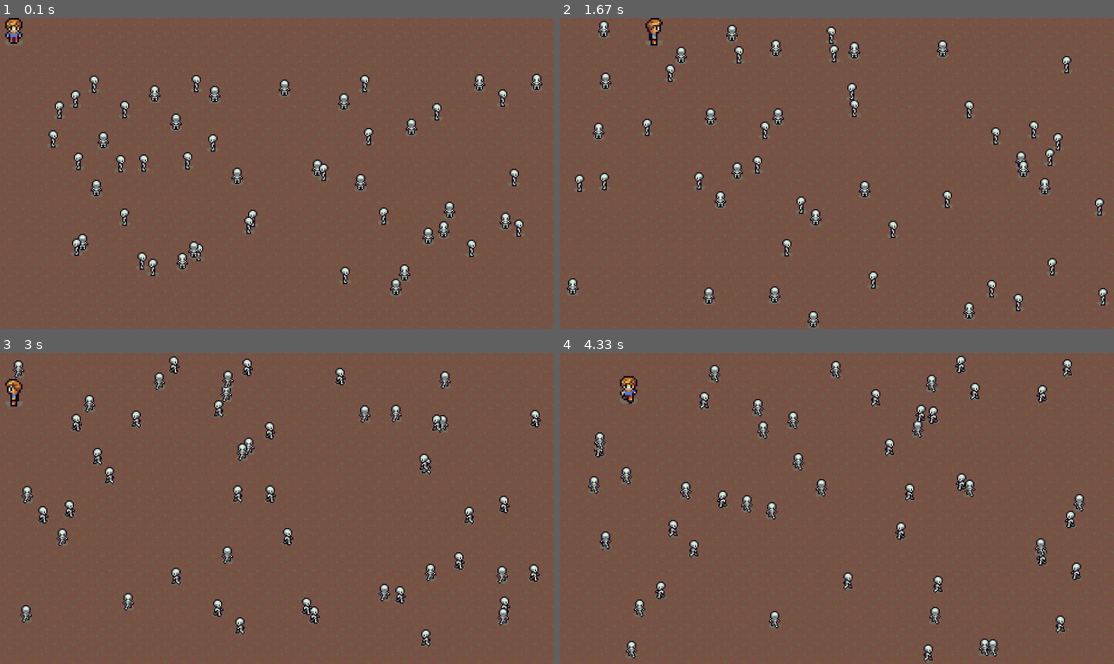
Above: before the commit, frames 1-4 (two rows, left to right).
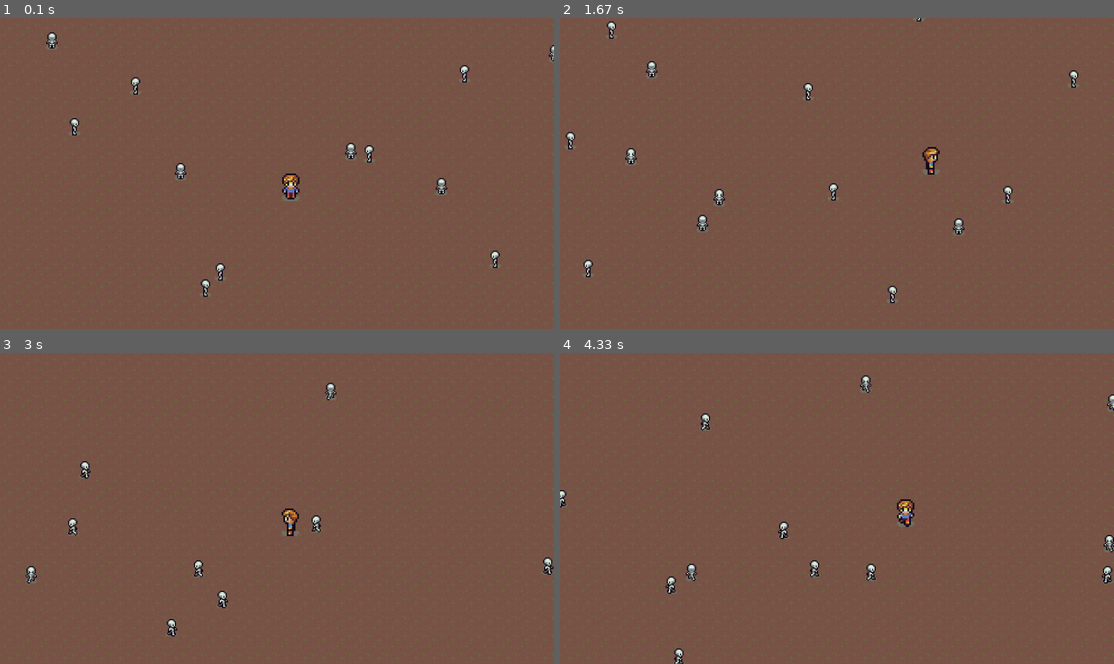
Above: after the commit, the same moments.

Repository: emwjacobson/Pygame
Game: pygame game, started from main.py
Two runs of this game, one before a commit and one after it. Both use one fixed random seed, a clock stepped at 60 frames per second and the inputs below.
Inputs:
- Up to frame 1 (0.1 s): no input
- Up to frame 2 (1.67 s): hold D 0.33-0.8 s; hold W 0.83-1.13 s; hold D 1.17-1.63 s
- Up to frame 3 (3 s): hold A 1.67-2.2 s; hold S 2.23-2.53 s; hold A 2.57-2.97 s
- Up to frame 4 (4.33 s): hold W 3-3.37 s; hold D 3.4-4.03 s; hold S from 4.07 s (still down)

The runs differ from the first frame. In frame 1, 8.0% of the frame differs, in the area x 0-100%, y 0-100%; in frame 2, 8.1%; in frame 3, 8.0%; in frame 4, 8.3%.

Commit message:
Added README, made world larget and player spawns in the middle of the map now.

Diff:
--- a/entity/baseentity.py
+++ b/entity/baseentity.py
@@ -77,7 +77,7 @@
         Returns:
             list[int]: The x, y position of the entity
         """
-        return [self._x, self._y]
+        return self._pos
 
     def set_speed(self, speed):
         """Gets the speed of the entity
@@ -93,13 +93,7 @@
         Args:
             angle (int): The angle in degrees
         """
-        # TODO: Make this use modulo
-        if angle < 0:
-            self.set_angle(360 + angle)
-        elif angle >= 360:
-            self.set_angle(angle - 360)
-        else:
-            self._angle = angle
+        self._angle = angle % 360
 
     def get_angle(self):
         """Get the angle in degrees of the entity
--- a/entity/skeleton.py
+++ b/entity/skeleton.py
@@ -16,12 +16,13 @@
         RIGHT = 7
         UP = 10
 
-    def __init__(self, pos=(0, 0), angle=0, speed=0):
-        super().__init__(pos, angle, speed)
+    def __init__(self, pos=(0, 0), angle=0, speed=0, max_speed=100):
+        super().__init__(pos, angle, speed, max_speed)
         self._sprite_map = SpriteLoader.load_sheet(settings.TEXTURE_DIR + "characters.png", 16, 16, 144, 0, 3, 4, 2)
         self._cur_dir = self.Positons.DOWN
         self._cur_dir_mod = 0
-        self._random_wait = random.randint(5, 20)
+        self._random_wait = (random.random() * 15) + 5          # [5, 15)
+        self._random_wait_sec = (random.random() * 2) + 0.25    # [0.25, 2.25)
 
     def update(self, micro, world: BaseWorld):
         super().update(micro, world)
@@ -61,7 +62,7 @@
             self._cur_dir_mod = 0
 
         # Make this sprite stop moving for 2 second every _random_wait seconds
-        if self._counter > self._random_wait and self._counter % self._random_wait <= 2:
+        if self._counter > self._random_wait and self._counter % self._random_wait <= self._random_wait_sec:
             self._speed = 0
         else:
             self._speed = self._max_speed
--- a/main.py
+++ b/main.py
@@ -10,7 +10,7 @@
 
 clock = pygame.time.Clock()
 
-cur_map = dirtworld.DirtWorld(settings.WIDTH, settings.HEIGHT)
+cur_map = dirtworld.DirtWorld(settings.WIDTH * 2, settings.HEIGHT * 2, [-settings.WIDTH // 2, -settings.HEIGHT // 2])
 
 while True:
     # This is here to make sure that movement is the same regardless of FPS
--- a/settings.py
+++ b/settings.py
@@ -15,7 +15,3 @@
 MOVE_LEFT = pygame.K_a
 MOVE_RIGHT = pygame.K_d
 MOVE_DOWN = pygame.K_s
-
-
-def init():
-    pass
--- a/worlds/baseworld.py
+++ b/worlds/baseworld.py
@@ -6,8 +6,6 @@
 class BaseWorld:
     _width: int
     _height: int
-    _x: int
-    _y: int
 
     def __init__(self, width=500, height=500, pos=[0, 0]):
         """Initializes a new BaseWorld. Worlds are made up of 2 layers, a
@@ -23,6 +21,7 @@
         self._height = height
         self._pos = pos
         self._entities = []
+        self._player = None
         self._background_surface = pygame.Surface((self._width, self._height))
         self._entity_surface = pygame.Surface((self._width, self._height), flags=pygame.SRCALPHA)
         self.init_background()
@@ -53,6 +52,9 @@
             int: Height, in pixels, of the world
         """
         return self._height
+
+    def get_pos_screen(self, entity):
+        return [self._pos[i] + entity.get_pos()[i] for i in range(2)]
 
     def get_entities(self):
         """Gets the entities in the current world
--- a/worlds/dirtworld.py
+++ b/worlds/dirtworld.py
@@ -20,7 +20,21 @@
         # Skeleton Sprites
         for i in range(50):
             self._entities.append(Skeleton([random.randint(50, self._width - 50), random.randint(80, self._height - 80)],
-                                  random.randint(0, 360), random.randint(50, 50)))
+                                  random.randint(0, 360), 0, random.randint(100, 150)))
 
         # Player
-        self._entities.append(Player())
+        self._player = Player([settings.WIDTH, settings.HEIGHT])
+        self._entities.append(self._player)
+
+    def update(self, micro):
+        super().update(micro)
+        p_pos = self.get_pos_screen(self._player)
+        if p_pos[0] < 250:
+            self._pos[0] += 1
+        elif p_pos[0] + self._player.get_width() > settings.WIDTH - 250:
+            self._pos[0] -= 1
+
+        if p_pos[1] < 150:
+            self._pos[1] += 1
+        elif p_pos[1] + self._player.get_height() > settings.HEIGHT - 150:
+            self._pos[1] -= 1
Not shown, added: README.md
